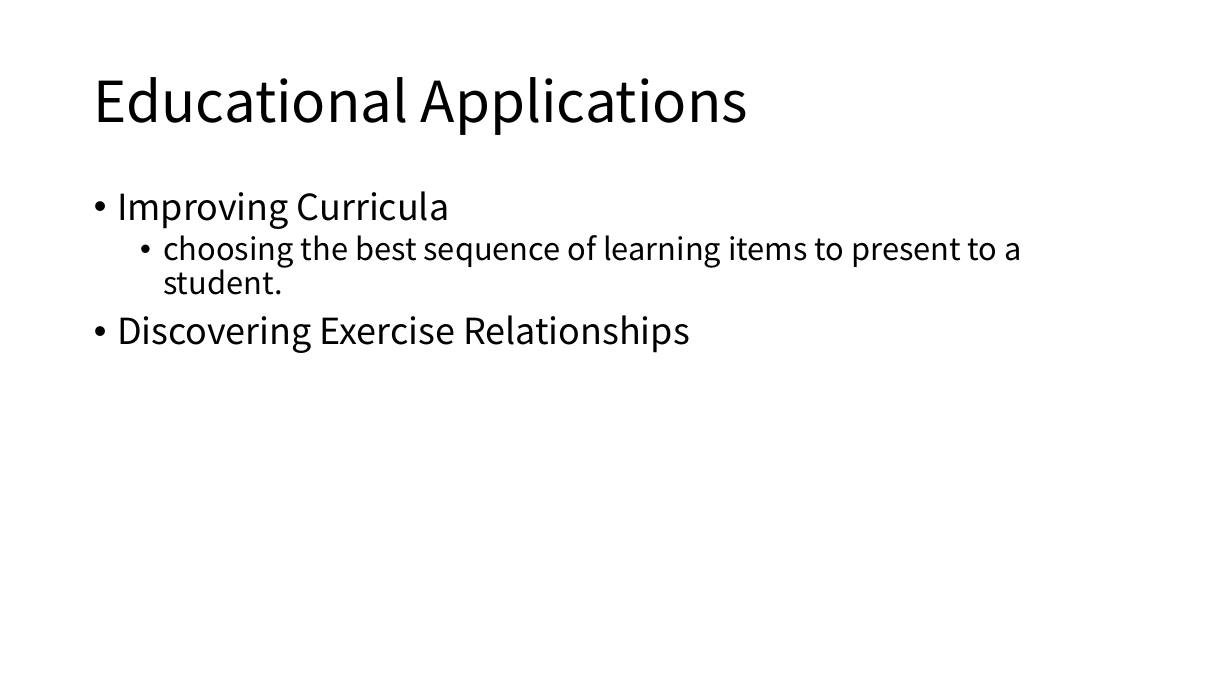
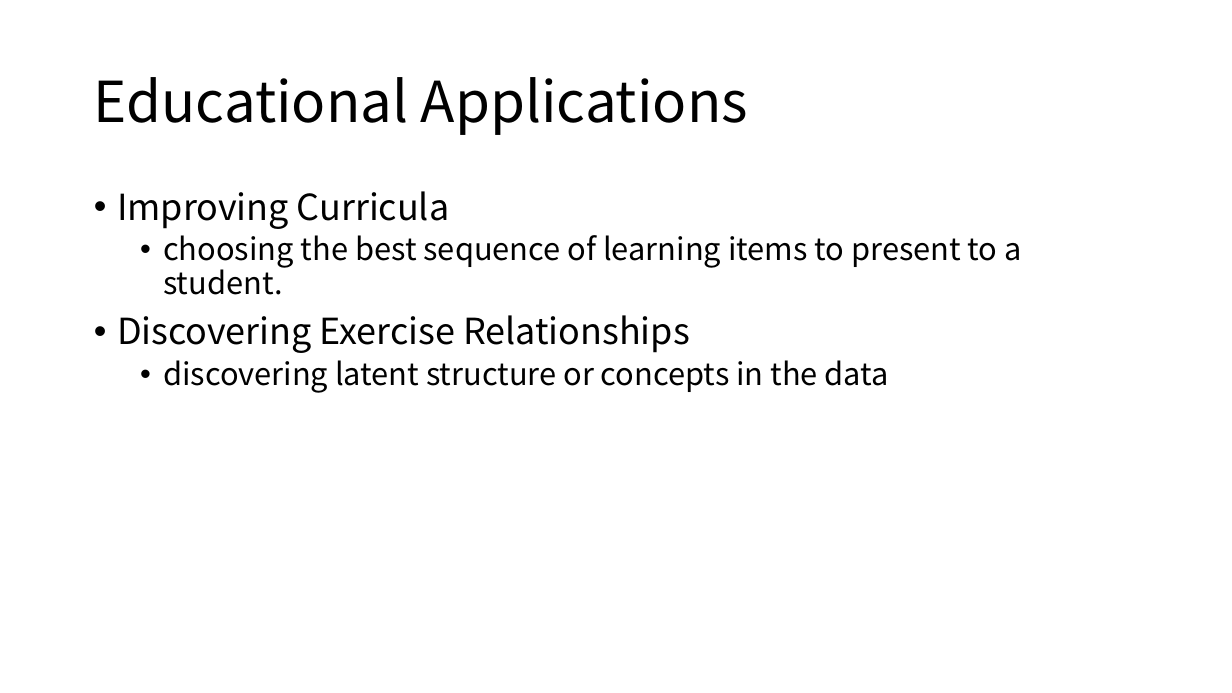
Before and after one commit to cloudspurs/klz, a slide deck: slide 18 of computer_science/statistics/model/hmm/bkt/papers/deep_knowledge_tracing.pptx (slide 12 before the commit). Drawn at 1232x693 pixels with LibreOffice and Linux fonts; fonts in the diff are those of the drawing. Boxes give left, top, right and bottom in pixels: in the first picture for what was removed or moved away, otherwise in the second. Text is boxed around its words. In the diff, an @@ line names an element or a change of style, - is before the commit and + after.

```diff
--- a/computer_science/statistics/model/hmm/bkt/papers/deep_knowledge_tracing.pptx
+++ b/computer_science/statistics/model/hmm/bkt/papers/deep_knowledge_tracing.pptx
@@ text at [163,360,889,393]: paragraph added @@
+  • discovering latent structure or concepts in the data
```
Also in this commit, not shown: 12 other slides changed, 8 slides added, 1 slide removed, 10 other files.
